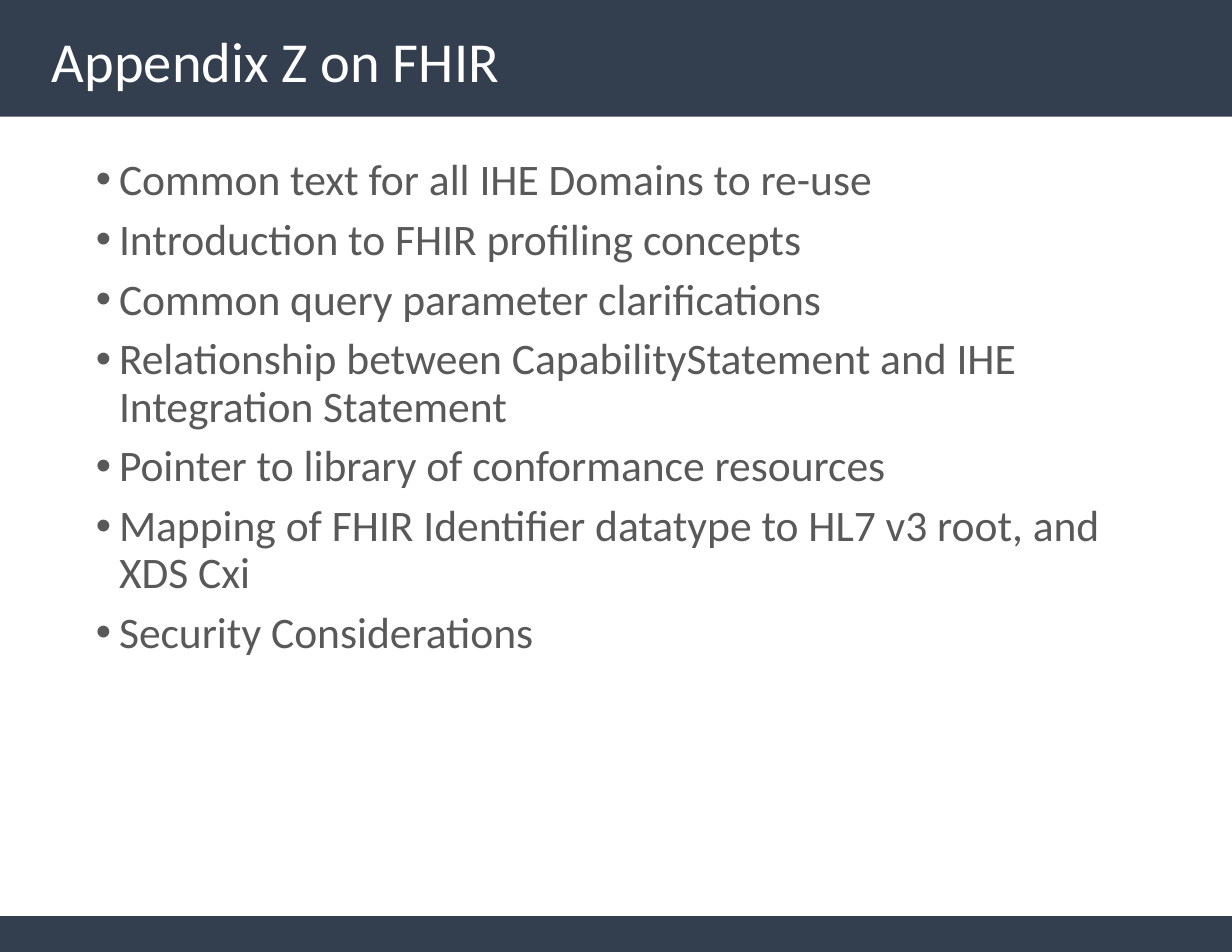
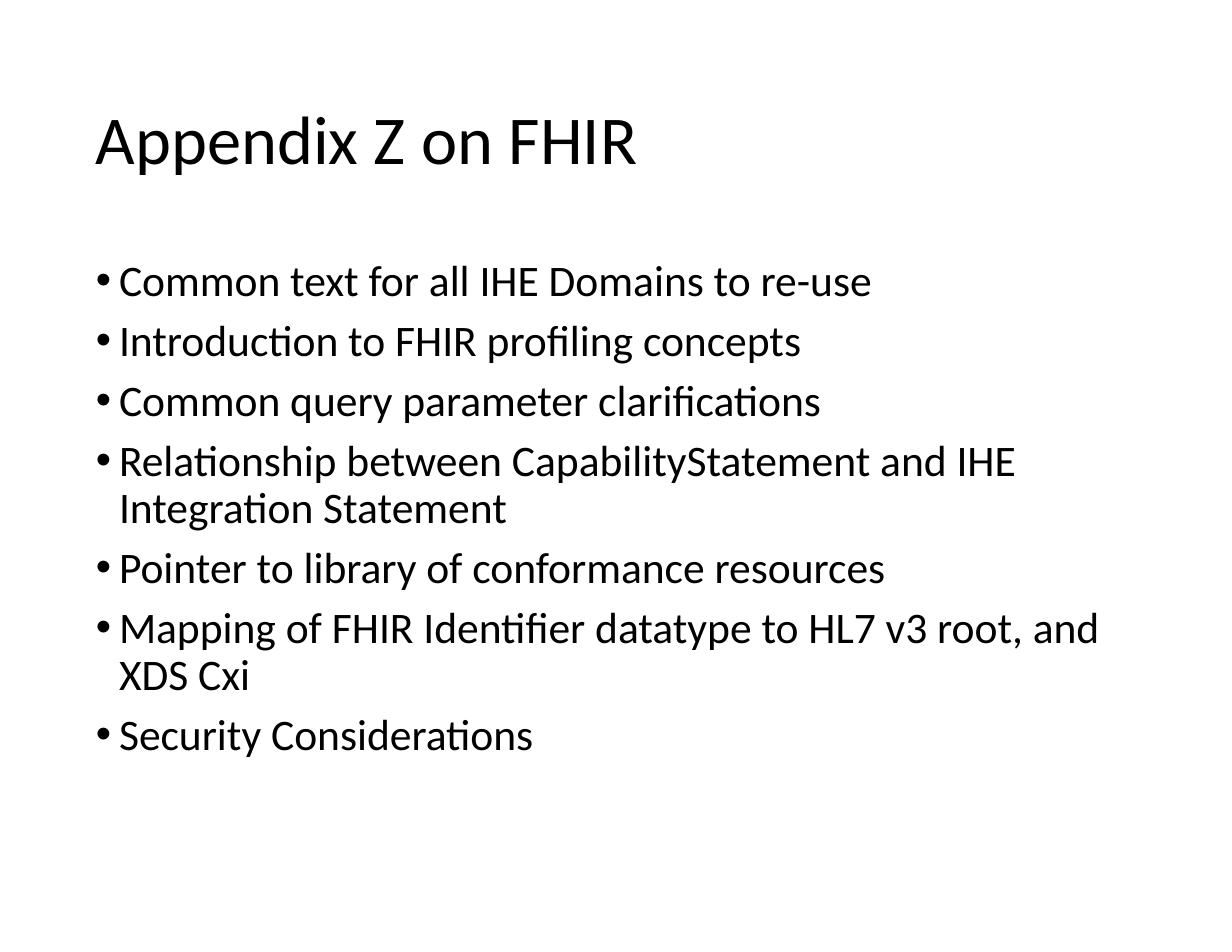
Before and after one commit to IHE/IT-Infrastructure, a slide deck: slide 8 of Presentations/IHE-FHIR-Brief.pptx. Drawn at 1232x952 pixels with LibreOffice and Linux fonts; fonts in the diff are those of the drawing. Boxes give left, top, right and bottom in pixels: in the first picture for what was removed or moved away, otherwise in the second. Text is boxed around its words. In the diff, an @@ line names an element or a change of style, - is before the commit and + after.

Commit message:
Updated IHE-FHIR-Brief and XDSonFHIR

```diff
--- a/Presentations/IHE-FHIR-Brief.pptx
+++ b/Presentations/IHE-FHIR-Brief.pptx
@@ rectangle removed at [0,0,1232,116] @@
@@ title "Appendix Z on FHIR": place and size @@
-title "Appendix Z on FHIR" at [52,42,499,91]
+title "Appendix Z on FHIR" at [96,116,637,175]
@@ title "Appendix Z on FHIR" at [96,116,637,175]: size 36.3 to 44 pt, text colour #FFFFFF to #000000 @@
@@ text "Common text for all IHE ...": place and size @@
-text "Common text for all IHE ..." at [119,164,1100,655]
+text "Common text for all IHE ..." at [119,265,1100,757]
@@ text "Common text for all IHE ..." at [119,265,1100,757]: text colour #595959 to #000000 @@
@@ rectangle removed at [0,916,1232,952] @@
```
Also in this commit, not shown: 13 other slides changed, 2 slides added, 1 slide removed.
